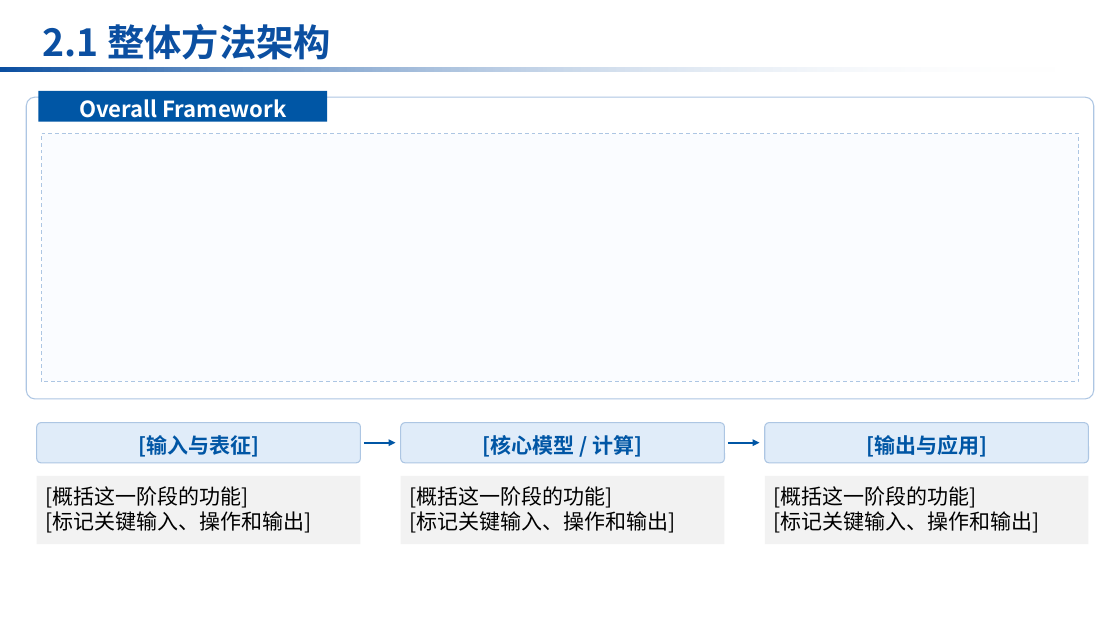
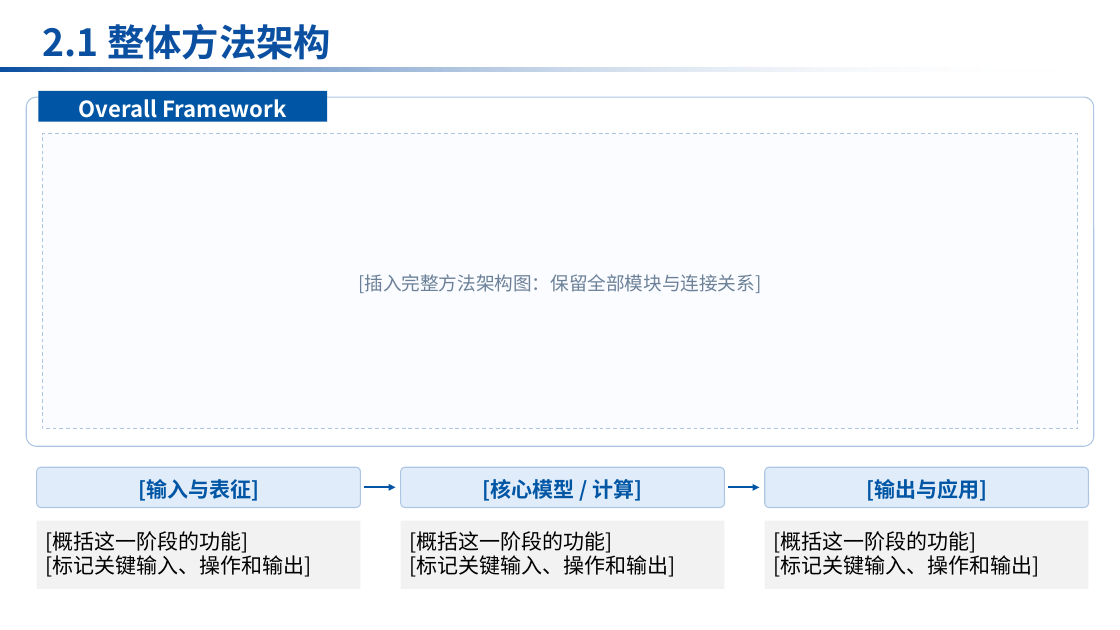
Before and after one commit to jarviscccwl/PPT2405, a slide deck: slide 6 of ppt2405/assets/ppt2405.pptx. Drawn at 1120x630 pixels with LibreOffice and Linux fonts; fonts in the diff are those of the drawing. Boxes give left, top, right and bottom in pixels: in the first picture for what was removed or moved away, otherwise in the second. Text is boxed around its words. In the diff, an @@ line names an element or a change of style, - is before the commit and + after.

```diff
--- a/ppt2405/assets/ppt2405.pptx
+++ b/ppt2405/assets/ppt2405.pptx
@@ rounded rectangle removed at (26, 97, 1094, 399) @@
@@ rounded rectangle added at (26, 97, 1094, 447), fill #FFFFFF, outline #ADC6E3 0.9 pt @@
@@ rectangle "[插入完整方法架构图：保留全部模块与连接关系]": place and size @@
-rectangle "[插入完整方法架构图：保留全部模块与连接关系]" at (42, 134, 1078, 381)
+rectangle "[插入完整方法架构图：保留全部模块与连接关系]" at (42, 134, 1078, 429)
@@ rounded rectangle removed at (37, 423, 360, 463) @@
@@ arrow removed from (364, 443) to (396, 443) @@
@@ rounded rectangle removed at (401, 423, 724, 463) @@
@@ arrow removed from (728, 443) to (760, 443) @@
@@ rounded rectangle removed at (765, 423, 1088, 463) @@
@@ rounded rectangle added at (37, 467, 360, 507), fill #E0ECF9, outline #ADC6E3 0.9 pt @@
@@ rounded rectangle added at (401, 467, 724, 507), fill #E0ECF9, outline #ADC6E3 0.9 pt @@
@@ rounded rectangle added at (765, 467, 1088, 507), fill #E0ECF9, outline #ADC6E3 0.9 pt @@
@@ arrow added from (364, 487) to (396, 487), #0056A5 1.65 pt @@
@@ arrow added from (728, 487) to (760, 487), #0056A5 1.65 pt @@
@@ text to rectangle in 4 elements at (42, 134, 1078, 429), (37, 521, 360, 589), (401, 521, 724, 589), (765, 521, 1088, 589) @@
@@ 3 texts, 3 rectangles: place and size @@
-3 texts, 3 rectangles at (37, 435, 1088, 544)
+3 texts, 3 rectangles at (37, 479, 1088, 589)
```
Also in this commit, not shown: 24 other slides changed, 12 other files.
